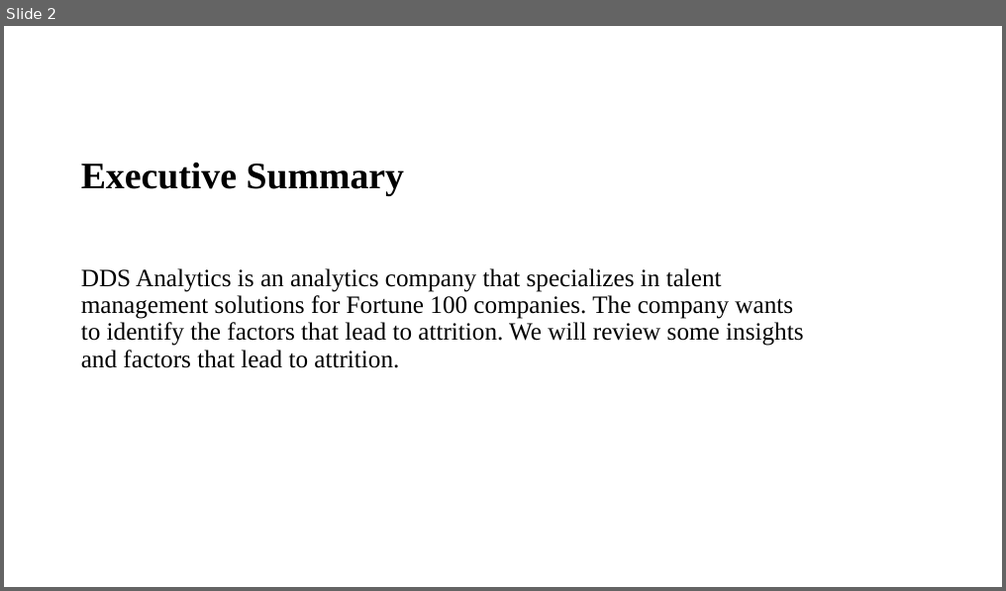
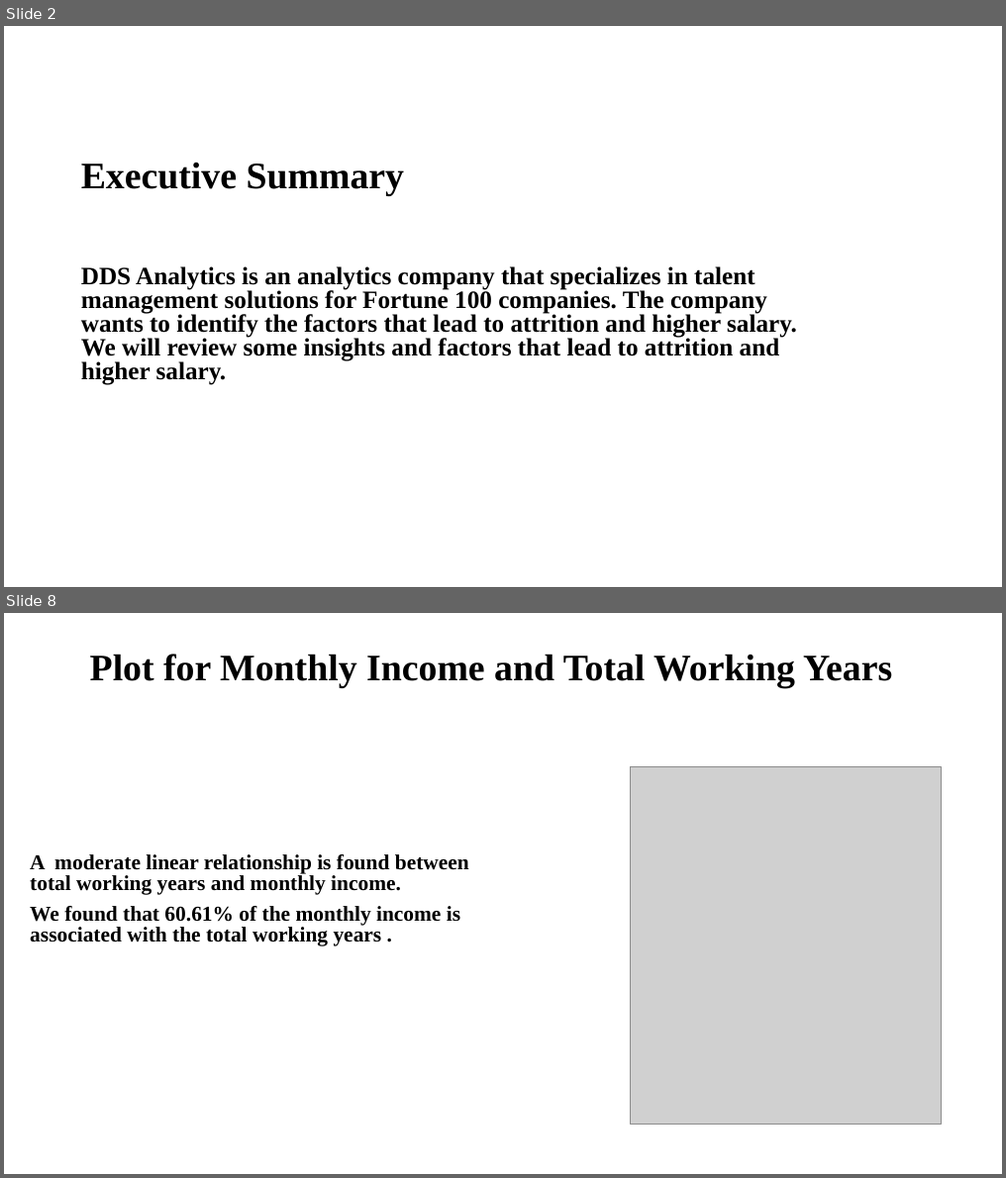
Before and after one commit to RashmiAPatel19/SMU_MSDS_6306_CaseStudy2_Spring2021, a slide deck: RashmiPatelCaseStudy2.pptx. Shown one above the other, each under a label of ours: slide 2 before the commit, slides 2 and 8 after it; the slides between them are not shown. The pictures are 1006x591 and 1006x1178 pixels, drawn with LibreOffice and Linux fonts; fonts in the diff are those of the drawing; grey boxes stand for pictures; background and template pictures are left out. Boxes give left, top, right and bottom in pixels: in the first picture for what was removed or moved away, otherwise in the second. Text is boxed around its words. In the diff, an @@ line names an element or a change of style, - is before the commit and + after.

```diff
--- a/RashmiPatelCaseStudy2.pptx
+++ b/RashmiPatelCaseStudy2.pptx
@@ slide 8 added at [4,613,1002,1174], background picture (left out) @@
@@ title added at [90,654,892,687], 36 pt, text #000000, bold @@
+Plot for Monthly Income and Total Working Years
@@ picture added at [631,766,942,1124] @@
@@ subtitle added at [30,855,469,947], 20.4 pt, text #000000, bold @@
+A moderate linear relationship is found between total working years and monthly income.
+We found that 60.61% of the monthly income is associated with the total working years .
@@ slide 2 changed as well @@
@@ subtitle at [81,267,797,385]: text changed; bold on @@
-DDS Analytics is an analytics company that specializes in talent management solutions for Fortune 100 companies. The company wants to identify the factors that lead to attrition. We will review some insights and factors that lead to attrition.
+DDS Analytics is an analytics company that specializes in talent management solutions for Fortune 100 companies. The company wants to identify the factors that lead to attrition and higher salary. We will review some insights and factors that lead to attrition and higher salary.
```
Also in this commit, not shown: 2 other slides changed, 21 other slides added.
